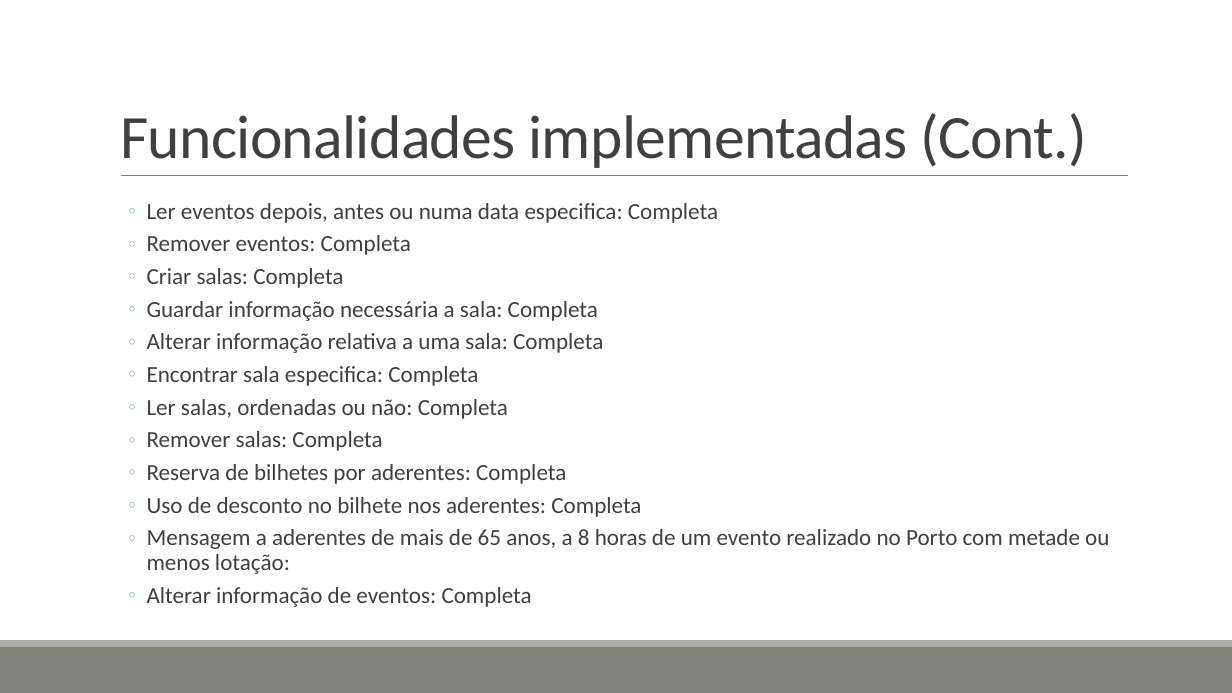
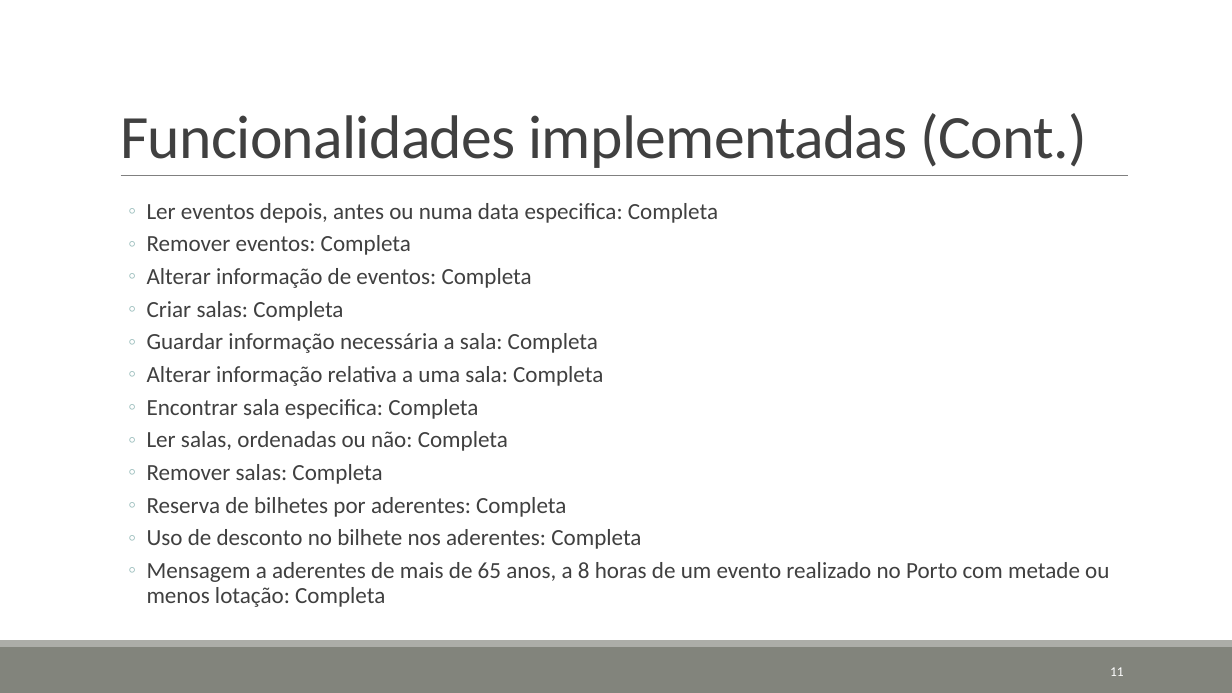
Before and after one commit to DreFlo/aeda-cinemateca, a slide deck: slide 11 of Algoritmos e Estrutura de Dados.pptx (slide 12 before the commit). Drawn at 1232x693 pixels with LibreOffice and Linux fonts; fonts in the diff are those of the drawing. Boxes give left, top, right and bottom in pixels: in the first picture for what was removed or moved away, otherwise in the second. Text is boxed around its words. In the diff, an @@ line names an element or a change of style, - is before the commit and + after.

Commit message:
final powerpoint

```diff
--- a/Algoritmos e Estrutura de Dados.pptx
+++ b/Algoritmos e Estrutura de Dados.pptx
@@ text at [147,268,532,288]: paragraph added @@
+  ◦ Alterar informação de eventos: Completa
@@ text at [147,562,1109,607]: text changed @@
-  ◦ Mensagem a aderentes de mais de 65 anos, a 8 horas de um evento realizado no Porto com metade ou menos lotação:
-  ◦ Alterar informação de eventos: Completa
+  ◦ Mensagem a aderentes de mais de 65 anos, a 8 horas de um evento realizado no Porto com metade ou menos lotação: Completa
@@ page number added at [1110,667,1124,676], 10.5 pt, text #FFFFFF @@
+11
```
Also in this commit, not shown: 10 other slides changed, 1 slide added, 2 slides removed, 1 other file.
